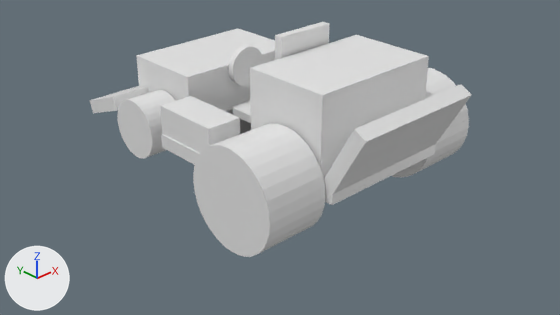
The Blender file 1_GetGoing/Block Kart.blend: old version first, new version second.
Camera for both pictures: the file's camera 'Camera'. The axes (+X, +Y, +Z) are drawn at lower left. The lights are the same throughout.

Script lines for the objects in view, before the commit:
```python
ob_base = bpy.data.objects.new('Base', me_cube)
ob_base.location = (-0.024, 0.11, 0.457)
ob_base.rotation_euler = (0.0, 0.0, 4.712)  # degrees (0, 0, 270)
ob_base_001 = bpy.data.objects.new('Base.001', me_cube_002)
ob_base_001.location = (-0.024, 0.267, 0.457)
ob_base_001.rotation_euler = (0.0, 0.0, 4.712)  # degrees (0, 0, 270)
ob_base_001.scale = (1.0, 0.79, 1.0)
ob_base_003 = bpy.data.objects.new('Base.003', me_cube_003)
ob_base_003.location = (-0.024, -2.016, 0.939)
ob_base_003.rotation_euler = (0.0, -1.068, 4.712)  # degrees (0, -61, 270)
ob_nose = bpy.data.objects.new('Nose', me_cube_004)
ob_nose.location = (-0.024, 1.487, 0.884)
ob_nose.scale = (0.982, 0.619, 0.325)
ob_seat = bpy.data.objects.new('Seat', me_cube_005)
ob_seat.location = (0.0, 0.165, 0.615)
ob_seat.scale = (0.441, 0.441, 0.059)
ob_seat_back = bpy.data.objects.new('Seat Back', me_cube_006)
ob_seat_back.location = (0.0, -0.339, 1.252)
ob_seat_back.rotation_euler = (1.571, 0.0, 0.0)  # degrees (90, 0, 0)
ob_seat_back.scale = (0.441, 0.691, 0.059)
ob_wheel_back = bpy.data.objects.new('Wheel Back', me_cylinder_002)
ob_wheel_back.location = (1.441, -1.099, 0.435)
ob_wheel_back.rotation_euler = (0.0, 1.571, 0.0)  # degrees (0, 90, 0)
ob_wheel_back.scale = (0.696, 0.696, 0.448)
ob_wheel_back_001 = bpy.data.objects.new('Wheel Back.001', me_cylinder_003)
ob_wheel_back_001.location = (-1.488, -1.099, 0.435)
ob_wheel_back_001.rotation_euler = (0.0, 1.571, 0.0)  # degrees (0, 90, 0)
ob_wheel_back_001.scale = (0.696, 0.696, 0.448)
ob_wheel_front_001 = bpy.data.objects.new('Wheel Front.001', me_cylinder_001)
ob_wheel_front_001.location = (-1.315, 1.394, 0.435)
ob_wheel_front_001.rotation_euler = (0.0, 1.571, 0.0)  # degrees (0, 90, 0)
ob_wheel_front_001.scale = (0.431, 0.431, 0.278)
# also in view: 'Steering Wheel' at (0.0, 0.81, 1.14); 'Side.001' at (-1.29, 0.27, 0.76); 'Back' at (-0.02, -1.05, 1.12); 'Base.002' at (-0.02, 2.18, 0.57)
```
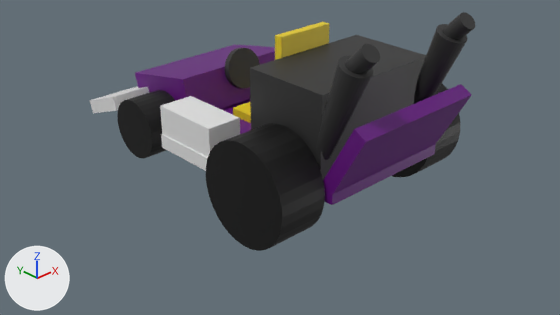
Where the newer file only moved an object's origin or applied its transform, the numbers keep the older frame.

Pixel boxes [x1, y1, x2, y2] of what changed, in the pictures (560 x 315 px):
'Back', recoloured
    both: [250, 35, 429, 180]
'Wheel Back.001', recoloured, moved, rescaled (white to black, 10% narrower)
    before: [193, 124, 326, 257]
    after: [206, 124, 325, 251]
'Base.003', recoloured (white to purple)
    both: [323, 84, 472, 198]
'Nose', recoloured, reshaped (white to purple, 20% shorter)
    before: [136, 29, 275, 110]
    after: [135, 44, 275, 109]
'Wheel Front.001', recoloured (white to black)
    both: [117, 90, 175, 159]
'Exhaust Main.001', added (black)
    after: [316, 56, 373, 160]
'Wheel Back', recoloured, moved, rescaled (white to black)
    before: [392, 68, 469, 178]
    after: [392, 84, 461, 177]
'Exhaust Main', added (black)
    after: [414, 24, 468, 104]
'Base', recoloured (white to purple)
    both: [221, 99, 436, 205]
'Seat Back', recoloured (white to yellow)
    both: [275, 22, 329, 60]
'Steering Wheel', recoloured, moved, turned
    before: [228, 45, 263, 87]
    after: [225, 48, 260, 88]
'Exhaust End.001', added (black)
    after: [345, 44, 380, 74]
'Base.001', moved
    before: [161, 110, 251, 165]
    after: [161, 134, 208, 171]
'Exhaust End', added (black)
    after: [442, 12, 475, 40]
'Seat', recoloured (white to yellow)
    both: [233, 102, 251, 123]

The change, as a list of edits to the scene's bpy script:
```text
Change me_cylinder_004:
    where me_cylinder_004.from_pydata(...)  # 64 vertices, 34 faces; spans x -0.323..0.323, y -0.323..0.323, z -0.323..0.323
    add me_cylinder_004.materials.append(mat_grey)  # black #303030
Change me_cube_004:
    where me_cube_004.from_pydata(...)  # 8 vertices, 6 faces; spans x -1.0..1.0, y -1.0..1.0, z -1.0..1.0
    used by ob_nose; location = (-0.024, 1.487, 0.884); scale = (0.982, 0.619, 0.325)
    me_cube_004 part 1
    me_cube_004.vertices[0].co: (-1.0, -1.0, -1.0) -> (-1.0, -1.04, -0.9)
    me_cube_004.vertices[1].co: (-1.0, -1.0, 1.0) -> (-1.0, -0.82, 0.81)  # pixel (187, 77) -> pixel (182, 79)
    me_cube_004.vertices[2].co: (-1.0, 1.0, -1.0) -> (-1.0, 0.91, -1.61)
    me_cube_004.vertices[3].co: (-1.0, 1.0, 1.0) -> (-1.0, 1.14, 0.1)  # pixel (136, 55) -> pixel (134, 72)
    me_cube_004.vertices[4].co: (1.0, -1.0, -1.0) -> (1.0, -1.04, -0.9)
    me_cube_004.vertices[5].co: (1.0, -1.0, 1.0) -> (1.0, -0.82, 0.81)
    me_cube_004.vertices[6].co: (1.0, 1.0, -1.0) -> (1.0, 0.91, -1.61)
    me_cube_004.vertices[7].co: (1.0, 1.0, 1.0) -> (1.0, 1.14, 0.1)  # pixel (238, 28) -> pixel (235, 44)
    add me_cube_004.materials.append(mat_purple)  # purple #63087e
Change me_cube_005:
    where me_cube_005.from_pydata(...)  # 8 vertices, 6 faces; spans x -1.0..1.0, y -1.0..1.0, z -1.0..1.0
    add me_cube_005.materials.append(mat_yellow)  # yellow #e7cc1f
Change me_cube_006:
    where me_cube_006.from_pydata(...)  # 8 vertices, 6 faces; spans x -1.0..1.0, y -1.0..1.0, z -1.0..1.0
    add me_cube_006.materials.append(mat_yellow)  # yellow #e7cc1f
Change me_cube_007:
    where me_cube_007.from_pydata(...)  # 8 vertices, 6 faces; spans x -1.0..1.0, y -1.0..1.0, z -1.0..1.0
    add me_cube_007.materials.append(mat_grey)  # black #303030
Change me_cylinder_001:
    where me_cylinder_001.from_pydata(...)  # 64 vertices, 34 faces; spans x -1.0..1.0, y -1.0..1.0, z -1.0..1.0
    add me_cylinder_001.materials.append(mat_black)  # black #000000
Change me_cylinder_002:
    where me_cylinder_002.from_pydata(...)  # 64 vertices, 34 faces; spans x -1.0..1.0, y -1.0..1.0, z -1.0..1.0
    add me_cylinder_002.materials.append(mat_black)  # black #000000
Change me_cylinder_003:
    where me_cylinder_003.from_pydata(...)  # 64 vertices, 34 faces; spans x -1.0..1.0, y -1.0..1.0, z -1.0..1.0
    add me_cylinder_003.materials.append(mat_black)  # black #000000
Change me_cube:
    where me_cube.from_pydata(...)  # 8 vertices, 6 faces; spans x -2.0..2.0, y -1.0..1.0, z -0.1..0.1
    remove me_cube.materials.append(mat_material)  # white #e7e7e7
    add me_cube.materials.append(mat_purple)  # purple #63087e
Change me_cube_003:
    where me_cube_003.from_pydata(...)  # 8 vertices, 6 faces; spans x -0.52..0.52, y -1.0..1.0, z -0.1..0.1
    remove me_cube_003.materials.append(mat_material)  # white #e7e7e7
    add me_cube_003.materials.append(mat_purple)  # purple #63087e
Change ob_steering_wheel:
    ob_steering_wheel.location: (0.0, 0.811, 1.135) -> (0.0, 0.891, 1.085)
    ob_steering_wheel.rotation_euler: (0.0, 0.0, 0.0) -> (-0.223, 0.0, 0.0)  # degrees (0, 0, 0) -> degrees (-13, 0, 0)
Change ob_wheel_back:
    ob_wheel_back.location: (1.441, -1.099, 0.435) -> (1.342, -1.099, 0.435)
    ob_wheel_back.scale: (0.696, 0.696, 0.448) -> (0.696, 0.696, 0.346)
Change ob_wheel_back_001:
    ob_wheel_back_001.location: (-1.488, -1.099, 0.435) -> (-1.399, -1.099, 0.435)
    ob_wheel_back_001.scale: (0.696, 0.696, 0.448) -> (0.696, 0.696, 0.346)
Change ob_base_001:
    ob_base_001.location: (-0.024, 0.267, 0.457) -> (-0.024, 0.267, 0.456)
Add ob_exhaust_end_001:
    ob_exhaust_end_001 = bpy.data.objects.new('Exhaust End.001', me_cylinder_007)  # a 32-sided cylinder along z spanning x -0.119..0.119, y -0.119..0.119, z -0.202..0.202; in mat_grey (black #303030)
    ob_exhaust_end_001.location = (-0.891, -2.103, 2.15)
    ob_exhaust_end_001.rotation_euler = (0.765, 0.0, 0.0)  # degrees (44, 0, 0)
Add ob_exhaust_main_001:
    ob_exhaust_main_001 = bpy.data.objects.new('Exhaust Main.001', me_cone_001)  # a 32-sided cut cone along z (radius 0.1 at the low end, 0.2 at the high end) spanning x -0.2..0.2, y -0.2..0.2, z -0.728..0.728; in mat_grey (black #303030)
    ob_exhaust_main_001.location = (-0.889, -1.78, 1.413)
    ob_exhaust_main_001.rotation_euler = (0.371, 0.0, 0.0)  # degrees (21, 0, 0)
Add ob_exhaust_end:
    ob_exhaust_end = bpy.data.objects.new('Exhaust End', me_cylinder_007.copy())
    ob_exhaust_end.location = (0.853, -2.113, 2.15)
    ob_exhaust_end.rotation_euler = (0.765, 0.0, 0.0)  # degrees (44, 0, 0)
Add ob_exhaust_main:
    ob_exhaust_main = bpy.data.objects.new('Exhaust Main', me_cone_001.copy())
    ob_exhaust_main.location = (0.854, -1.79, 1.413)
    ob_exhaust_main.rotation_euler = (0.371, 0.0, 0.0)  # degrees (21, 0, 0)
```
